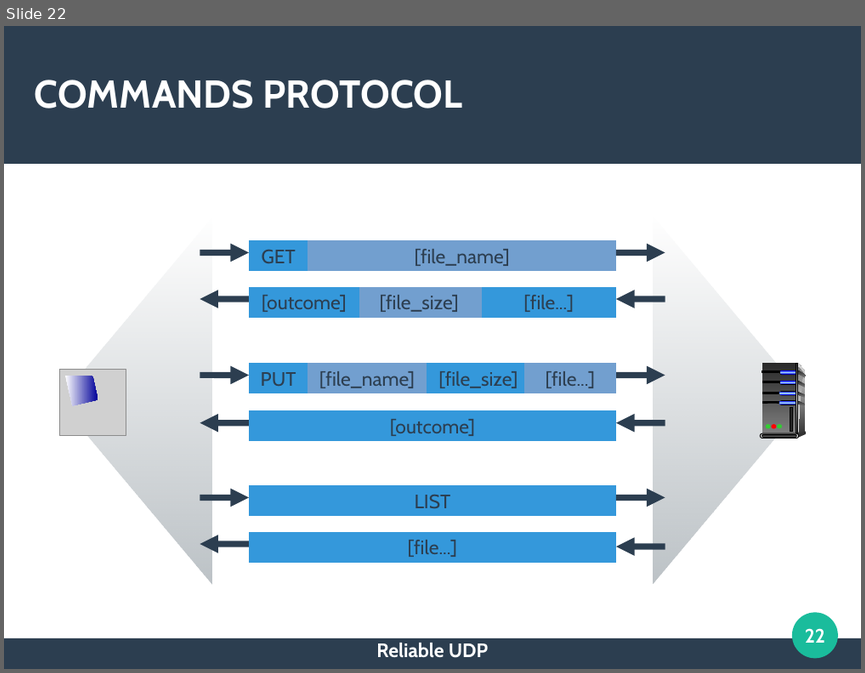
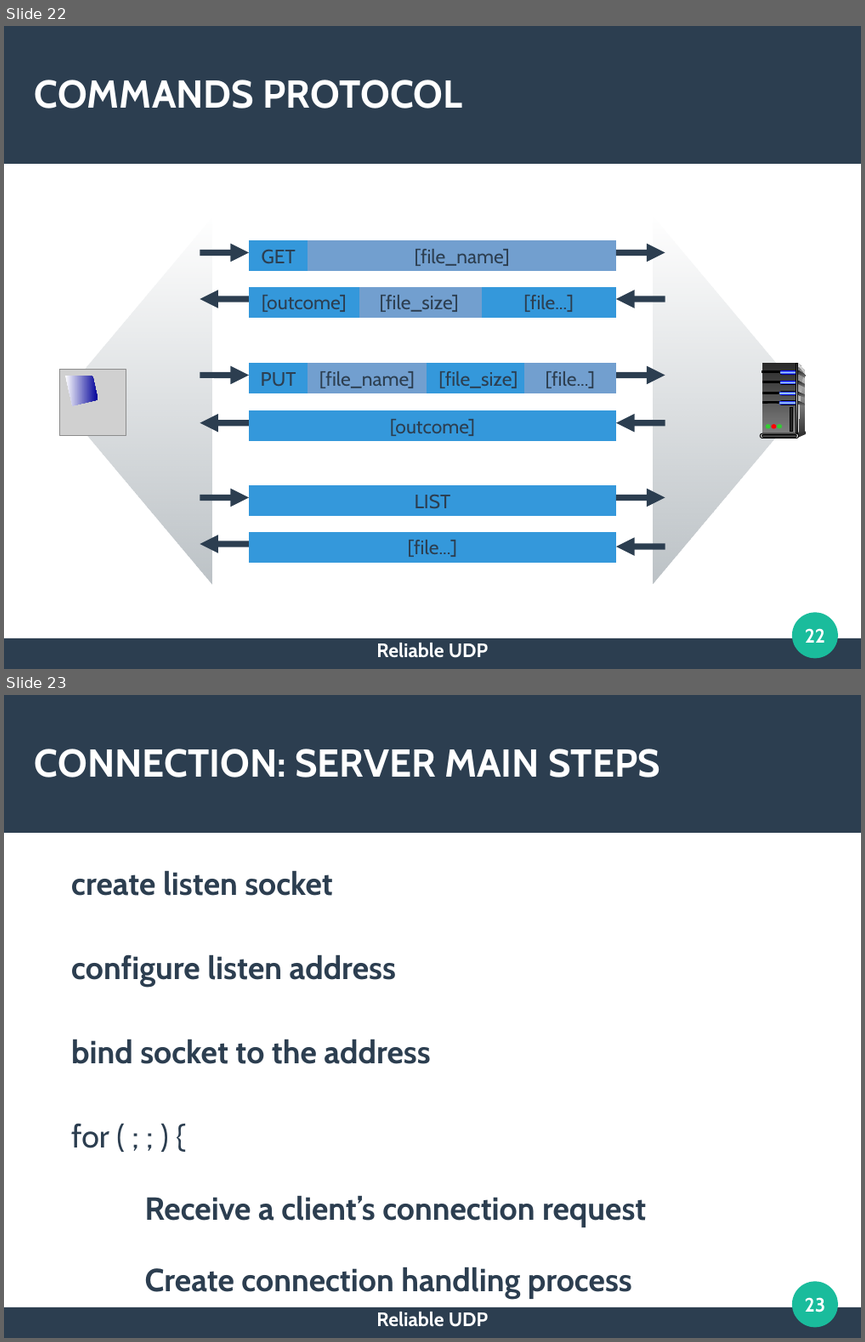
Before and after one commit to RedRum2/reliable-udp, a slide deck: doc/Presentation.odp. Shown one above the other, each under a label of ours: slide 22 before the commit, slides 22 and 23 after it. The pictures are 865x673 and 865x1342 pixels, drawn with LibreOffice and Linux fonts; fonts in the diff are those of the drawing; grey boxes stand for pictures. Boxes give left, top, right and bottom in pixels: in the first picture for what was removed or moved away, otherwise in the second. Text is boxed around its words. In the diff, an @@ line names an element or a change of style, - is before the commit and + after.

```diff
--- a/doc/Presentation.odp
+++ b/doc/Presentation.odp
@@ slide 23 added at (4,695,861,1338), background #FFFFFF; not listed: 3 template elements that a slide beside it also shows @@
@@ title added at (35,749,660,777), 36 pt, text #FFFFFF, bold @@
+CONNECTION: SERVER MAIN STEPS
@@ text added at (71,871,646,1299), 29.6 pt, text #2C3E50, bold @@
+create listen socket
+configure listen address
+bind socket to the address
+for ( ; ; ) {
+    Receive a client’s connection request
+    Create connection handling process
+}
@@ page number added at (805,1297,825,1312), 18 pt, text #FFFFFF, bold @@
+23
@@ text added at (376,1311,488,1327), 18 pt, text #FFFFFF, bold @@
+Reliable UDP
```
Also in this commit, not shown: 4 slides changed, 1 other slide added, 6 other files.
